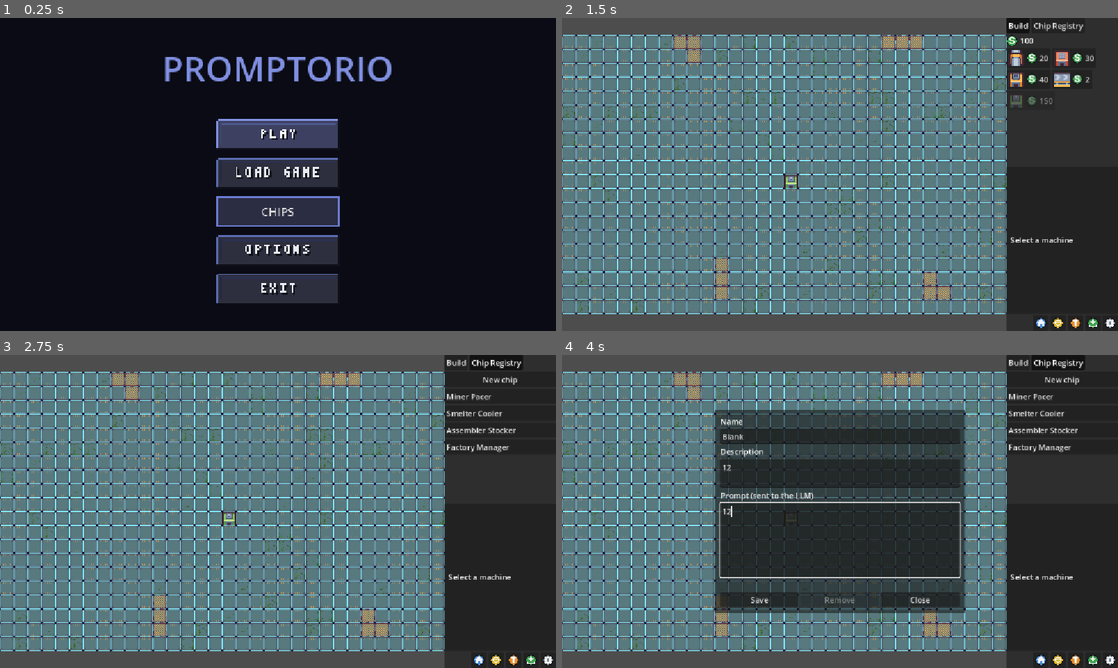
Above: before the commit, frames 1-4 (two rows, left to right).
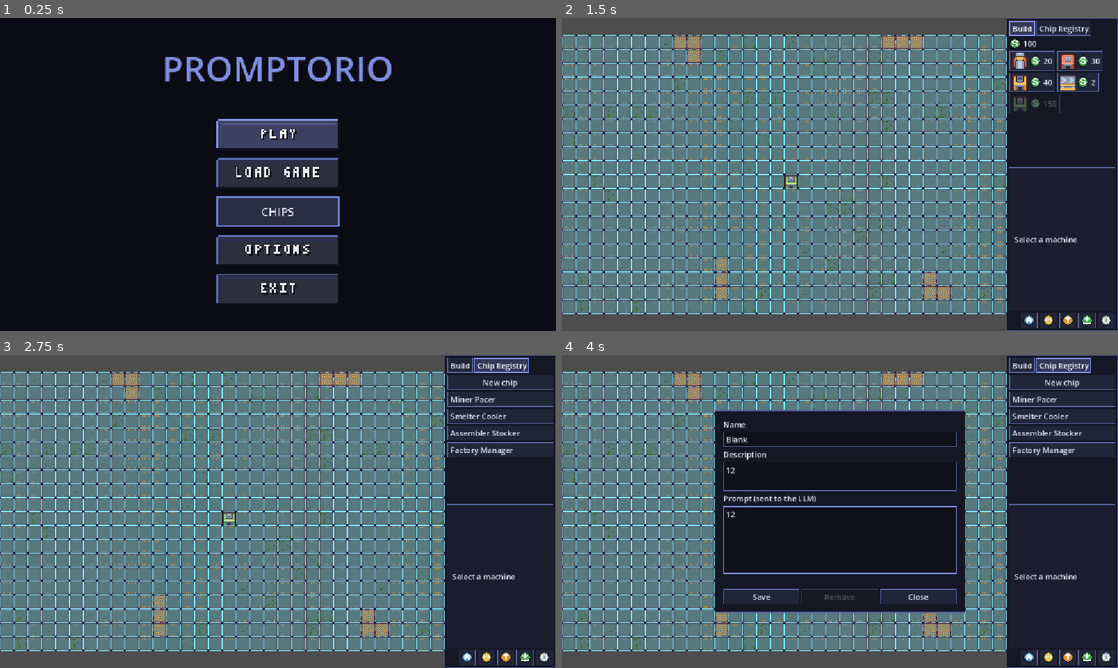
Above: after the commit, the same moments.

Repository: EwanCz/Promptorio
Game: Godot game, scene res://scenes/menu/main_menu.tscn
The game is run twice, just before and just after one commit, with the same random seed, the same clock (stepped at 60 frames per second) and the same inputs.
Inputs (mouse positions are in pixels of both pictures, inside the frame that each line leads up to):
- Up to frame 1 (0.25 s): no input
- Up to frame 2 (1.5 s): click (840, 133) at 0.5 s; click "Build" at 1.25 s
- Up to frame 3 (2.75 s): click "Chip Registry" at 2 s
- Up to frame 4 (4 s): click "New chip" at 2.75 s; click (840, 473) at 3.52 s; type "12" at 3.6 s; click (840, 539) at 3.75 s; type "12" at 3.83 s

The runs differ from the first frame. In frame 2, 8.7% of the frame differs, in the area x 79-100%, y 0-100%; in frame 3, 6.2%; in frame 4, 29%, in the area x 27-100%, y 0-100%.

Commit message:
style(ui): restyle the Bar panel with game-consistent accent colors
Replace the flat default-grey PanelContainer with a dark navy fill and
blue-violet accent border/divider matching the main menu's title color,
plus matching Button, tab, LineEdit/TextEdit, ProgressBar and PopupMenu
styles so every popup that shares the Theme (ChipPage, ResourcesPage,
ToolsPage, SettingsDialog, ChipManager, PauseMenu, SaveDialog, ChipLog)
inherits the same look. A new "BarSection" type variation gives
KeyStatus and MachineTooltip a lighter section background with a top
divider instead of stacking the full border twice inside the Bar.

Co-Authored-By: Claude Sonnet 5 <noreply@anthropic.com>
Co-authored-by: superflip-agent <devops@rubix-consulting.com>

Diff:
--- a/data/ui/theme.tres
+++ b/data/ui/theme.tres
@@ -1,4 +1,168 @@
-[gd_resource type="Theme" format=3]
+[gd_resource type="Theme" load_steps=14 format=3]
+
+[sub_resource type="StyleBoxFlat" id="StyleBoxFlat_panel"]
+bg_color = Color(0.082, 0.09, 0.145, 1)
+border_width_left = 2
+border_width_top = 2
+border_width_right = 2
+border_width_bottom = 2
+border_color = Color(0.33, 0.37, 0.58, 1)
+content_margin_left = 6.0
+content_margin_top = 6.0
+content_margin_right = 6.0
+content_margin_bottom = 6.0
+
+[sub_resource type="StyleBoxFlat" id="StyleBoxFlat_bar_section"]
+bg_color = Color(0.11, 0.12, 0.19, 1)
+border_width_top = 2
+border_color = Color(0.33, 0.37, 0.58, 1)
+content_margin_left = 2.0
+content_margin_top = 5.0
+content_margin_right = 2.0
+content_margin_bottom = 2.0
+
+[sub_resource type="StyleBoxFlat" id="StyleBoxFlat_button_normal"]
+bg_color = Color(0.13, 0.145, 0.22, 1)
+border_width_left = 1
+border_width_top = 1
+border_width_right = 1
+border_width_bottom = 1
+border_color = Color(0.33, 0.37, 0.58, 1)
+content_margin_left = 6.0
+content_margin_top = 4.0
+content_margin_right = 6.0
+content_margin_bottom = 4.0
+
+[sub_resource type="StyleBoxFlat" id="StyleBoxFlat_button_hover"]
+bg_color = Color(0.19, 0.21, 0.31, 1)
+border_width_left = 1
+border_width_top = 1
+border_width_right = 1
+border_width_bottom = 1
+border_color = Color(0.5, 0.56, 0.88, 1)
+content_margin_left = 6.0
+content_margin_top = 4.0
+content_margin_right = 6.0
+content_margin_bottom = 4.0
+
+[sub_resource type="StyleBoxFlat" id="StyleBoxFlat_button_pressed"]
+bg_color = Color(0.5, 0.56, 0.88, 0.28)
+border_width_left = 2
+border_width_top = 2
+border_width_right = 2
+border_width_bottom = 2
+border_color = Color(0.5, 0.56, 0.88, 1)
+content_margin_left = 6.0
+content_margin_top = 4.0
+content_margin_right = 6.0
+content_margin_bottom = 4.0
+
+[sub_resource type="StyleBoxFlat" id="StyleBoxFlat_button_disabled"]
+bg_color = Color(0.09, 0.095, 0.13, 0.6)
+border_width_left = 1
+border_width_top = 1
+border_width_right = 1
+border_width_bottom = 1
+border_color = Color(0.33, 0.37, 0.58, 0.4)
+content_margin_left = 6.0
+content_margin_top = 4.0
+content_margin_right = 6.0
+content_margin_bottom = 4.0
+
+[sub_resource type="StyleBoxFlat" id="StyleBoxFlat_button_focus"]
+draw_center = false
+border_width_left = 2
+border_width_top = 2
+border_width_right = 2
+border_width_bottom = 2
+border_color = Color(0.5, 0.56, 0.88, 1)
+
+[sub_resource type="StyleBoxFlat" id="StyleBoxFlat_field_normal"]
+bg_color = Color(0.06, 0.065, 0.1, 1)
+border_width_left = 1
+border_width_top = 1
+border_width_right = 1
+border_width_bottom = 1
+border_color = Color(0.33, 0.37, 0.58, 1)
+content_margin_left = 6.0
+content_margin_top = 4.0
+content_margin_right = 6.0
+content_margin_bottom = 4.0
+
+[sub_resource type="StyleBoxFlat" id="StyleBoxFlat_field_focus"]
+bg_color = Color(0.06, 0.065, 0.1, 1)
+border_width_left = 2
+border_width_top = 2
+border_width_right = 2
+border_width_bottom = 2
+border_color = Color(0.5, 0.56, 0.88, 1)
+content_margin_left = 6.0
+content_margin_top = 4.0
+content_margin_right = 6.0
+content_margin_bottom = 4.0
+
+[sub_resource type="StyleBoxFlat" id="StyleBoxFlat_progress_bg"]
+bg_color = Color(0.06, 0.065, 0.1, 1)
+
+[sub_resource type="StyleBoxFlat" id="StyleBoxFlat_progress_fill"]
+bg_color = Color(0.5, 0.56, 0.88, 1)
+
+[sub_resource type="StyleBoxFlat" id="StyleBoxFlat_popupmenu_panel"]
+bg_color = Color(0.082, 0.09, 0.145, 1)
+border_width_left = 1
+border_width_top = 1
+border_width_right = 1
+border_width_bottom = 1
+border_color = Color(0.33, 0.37, 0.58, 1)
+content_margin_left = 4.0
+content_margin_top = 4.0
+content_margin_right = 4.0
+content_margin_bottom = 4.0
+
+[sub_resource type="StyleBoxFlat" id="StyleBoxFlat_popupmenu_hover"]
+bg_color = Color(0.5, 0.56, 0.88, 0.28)
 
 [resource]
 default_font_size = 16
+PanelContainer/styles/panel = SubResource("StyleBoxFlat_panel")
+BarSection/base_type = &"PanelContainer"
+BarSection/styles/panel = SubResource("StyleBoxFlat_bar_section")
+Button/styles/normal = SubResource("StyleBoxFlat_button_normal")
+Button/styles/hover = SubResource("StyleBoxFlat_button_hover")
+Button/styles/pressed = SubResource("StyleBoxFlat_button_pressed")
+Button/styles/hover_pressed = SubResource("StyleBoxFlat_button_pressed")
+Button/styles/disabled = SubResource("StyleBoxFlat_button_disabled")
+Button/styles/focus = SubResource("StyleBoxFlat_button_focus")
+Button/colors/font_color = Color(0.88, 0.9, 0.96, 1)
+Button/colors/font_hover_color = Color(1, 1, 1, 1)
+Button/colors/font_pressed_color = Color(1, 1, 1, 1)
+Button/colors/font_hover_pressed_color = Color(1, 1, 1, 1)
+Button/colors/font_focus_color = Color(0.88, 0.9, 0.96, 1)
+Button/colors/font_disabled_color = Color(0.5, 0.52, 0.6, 0.6)
+OptionButton/styles/normal = SubResource("StyleBoxFlat_button_normal")
+OptionButton/styles/hover = SubResource("StyleBoxFlat_button_hover")
+OptionButton/styles/pressed = SubResource("StyleBoxFlat_button_pressed")
+OptionButton/styles/disabled = SubResource("StyleBoxFlat_button_disabled")
+OptionButton/styles/focus = SubResource("StyleBoxFlat_button_focus")
+OptionButton/colors/font_color = Color(0.88, 0.9, 0.96, 1)
+OptionButton/colors/font_hover_color = Color(1, 1, 1, 1)
+OptionButton/colors/font_pressed_color = Color(1, 1, 1, 1)
+OptionButton/colors/font_disabled_color = Color(0.5, 0.52, 0.6, 0.6)
+Label/colors/font_color = Color(0.88, 0.9, 0.96, 1)
+LineEdit/styles/normal = SubResource("StyleBoxFlat_field_normal")
+LineEdit/styles/focus = SubResource("StyleBoxFlat_field_focus")
+LineEdit/styles/read_only = SubResource("StyleBoxFlat_field_normal")
+LineEdit/colors/font_color = Color(0.88, 0.9, 0.96, 1)
+LineEdit/colors/font_placeholder_color = Color(0.5, 0.52, 0.6, 0.8)
+LineEdit/colors/font_uneditable_color = Color(0.5, 0.52, 0.6, 0.6)
+TextEdit/styles/normal = SubResource("StyleBoxFlat_field_normal")
+TextEdit/styles/focus = SubResource("StyleBoxFlat_field_focus")
+TextEdit/colors/font_color = Color(0.88, 0.9, 0.96, 1)
+TextEdit/colors/font_placeholder_color = Color(0.5, 0.52, 0.6, 0.8)
+ProgressBar/styles/background = SubResource("StyleBoxFlat_progress_bg")
+ProgressBar/styles/fill = SubResource("StyleBoxFlat_progress_fill")
+ProgressBar/colors/font_color = Color(0.88, 0.9, 0.96, 1)
+PopupMenu/styles/panel = SubResource("StyleBoxFlat_popupmenu_panel")
+PopupMenu/styles/hover = SubResource("StyleBoxFlat_popupmenu_hover")
+PopupMenu/colors/font_color = Color(0.88, 0.9, 0.96, 1)
+PopupMenu/colors/font_hover_color = Color(1, 1, 1, 1)
--- a/scenes/main.tscn
+++ b/scenes/main.tscn
@@ -78,6 +78,7 @@
 unique_name_in_owner = true
 visible = false
 layout_mode = 2
+theme_type_variation = &"BarSection"
 
 [node name="KeyStatusRow" type="HBoxContainer" parent="Game/Bar/VBoxContainer/KeyStatus"]
 layout_mode = 2
--- a/scenes/ui/popups/machine_tooltip.tscn
+++ b/scenes/ui/popups/machine_tooltip.tscn
@@ -7,6 +7,7 @@
 size_flags_vertical = 3
 size_flags_stretch_ratio = 1.0
 theme = ExtResource("2_theme")
+theme_type_variation = &"BarSection"
 script = ExtResource("1_script")
 
 [node name="Margin" type="MarginContainer" parent="."]
